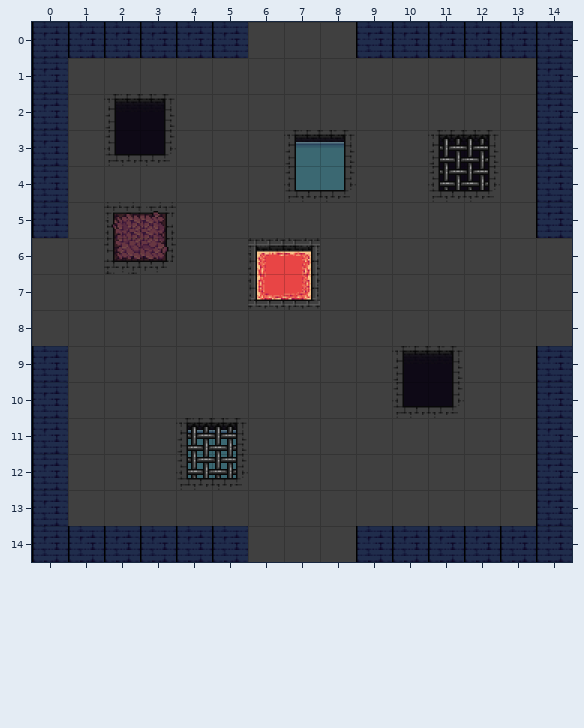
Two versions of a level (Tiled map (JSON), Rogalique/Resources/Level/Chunks/room7.tmj). Above: the version before the commit.
Cells are 48x48 px. Shown: x 0..14, y 0..14.
The result:
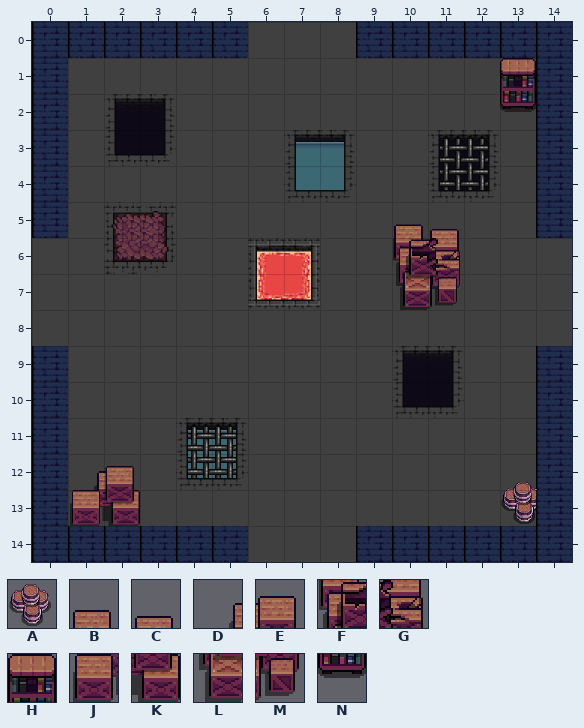
Key: from "Decor": A 10 "Barrels_11"; from "DungeonB2": B 163, C 164, D 176, E 177, F 179, G 180, H 184, J 192, K 193, L 195, M 196, N 200.
_ is an empty cell, . an unchanged one.
Change:
--- layer "Walls"
@@ x 13..13 @@
- 1 _
- 2 _
+ 1 H
+ 2 N
@@ x 10..11 @@
- 5 __
- 6 __
- 7 __
+ 5 BC
+ 6 FG
+ 7 LM
@@ x 1..13 @@
-12 __...........
-13 __.........._
+12 DE...........
+13 JK..........A
